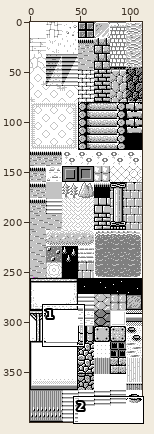
Two versions of one sprite sheet, saga/res/maps/tilesets/lower2.PNG. The picture above shows the old version from afar; the outline marks the close-up.
Close-up. Before:
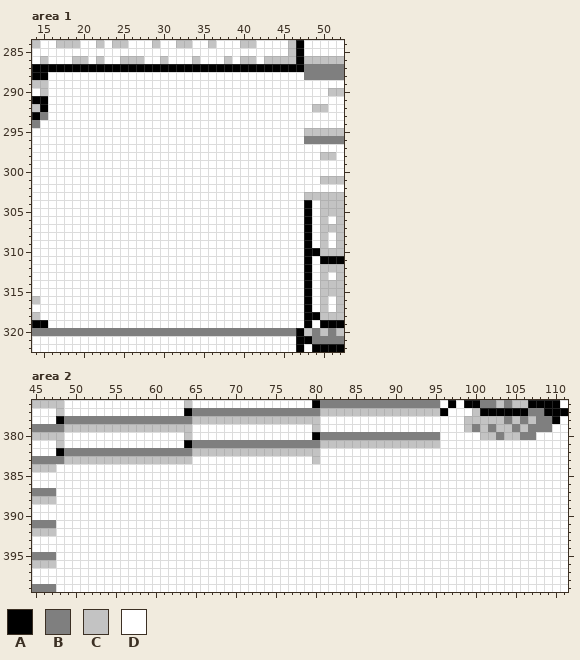
The file is 112x400 pixels. Colours within 5 levels of each other are drawn and written as one. Shown: area 1: x 14..52, y 284..322; area 2: x 45..111, y 376..399.
Palette (. is transparent): A #000000  B #7f7f7f  C #c3c3c3  D #ffffff
Pixels before, area 1, first column x 14:
284 CDDCCCDDCDCCDDDCDDCCDDCDDDCCDDDDCADDDDD
285 DDDDDDDDDDDDDDDDDDDDDDDDDDDDDDDDCADDDDD
286 DCDDDCCDCDDCCCDDCDDDCDDDCDCCDCCCCACCCCC
287 AAAAAAAAAAAAAAAAAAAAAAAAAAAAAAAAAABBBBB
288 AADDDDDDDDDDDDDDDDDDDDDDDDDDDDDDDDBBBBB
289 CCDDDDDDDDDDDDDDDDDDDDDDDDDDDDDDDDDDDDD
290 DCDDDDDDDDDDDDDDDDDDDDDDDDDDDDDDDDDDDCC
291 AADDDDDDDDDDDDDDDDDDDDDDDDDDDDDDDDDDDDD
292 CADDDDDDDDDDDDDDDDDDDDDDDDDDDDDDDDDCCDD
293 ABDDDDDDDDDDDDDDDDDDDDDDDDDDDDDDDDDDDDD
294 BDDDDDDDDDDDDDDDDDDDDDDDDDDDDDDDDDDDDDD
295 DDDDDDDDDDDDDDDDDDDDDDDDDDDDDDDDDDCCCCC
296 DDDDDDDDDDDDDDDDDDDDDDDDDDDDDDDDDDBBBBB
297 DDDDDDDDDDDDDDDDDDDDDDDDDDDDDDDDDDDDDDD
298 DDDDDDDDDDDDDDDDDDDDDDDDDDDDDDDDDDDDCCD
299 DDDDDDDDDDDDDDDDDDDDDDDDDDDDDDDDDDDDDDD
300 DDDDDDDDDDDDDDDDDDDDDDDDDDDDDDDDDDDDDDD
301 DDDDDDDDDDDDDDDDDDDDDDDDDDDDDDDDDDDDCCC
302 DDDDDDDDDDDDDDDDDDDDDDDDDDDDDDDDDDDDDDD
303 DDDDDDDDDDDDDDDDDDDDDDDDDDDDDDDDDDCCCCC
304 DDDDDDDDDDDDDDDDDDDDDDDDDDDDDDDDDDADCCC
305 DDDDDDDDDDDDDDDDDDDDDDDDDDDDDDDDDDADCCC
306 DDDDDDDDDDDDDDDDDDDDDDDDDDDDDDDDDDADCDC
307 DDDDDDDDDDDDDDDDDDDDDDDDDDDDDDDDDDADCCC
308 DDDDDDDDDDDDDDDDDDDDDDDDDDDDDDDDDDADCDC
309 DDDDDDDDDDDDDDDDDDDDDDDDDDDDDDDDDDADCDC
310 DDDDDDDDDDDDDDDDDDDDDDDDDDDDDDDDDDAACCC
311 DDDDDDDDDDDDDDDDDDDDDDDDDDDDDDDDDDADAAA
312 DDDDDDDDDDDDDDDDDDDDDDDDDDDDDDDDDDADCCC
313 DDDDDDDDDDDDDDDDDDDDDDDDDDDDDDDDDDADCDC
314 DDDDDDDDDDDDDDDDDDDDDDDDDDDDDDDDDDADCCC
315 DDDDDDDDDDDDDDDDDDDDDDDDDDDDDDDDDDADCCC
316 CDDDDDDDDDDDDDDDDDDDDDDDDDDDDDDDDDADCDC
317 DDDDDDDDDDDDDDDDDDDDDDDDDDDDDDDDDDADCDC
318 CDDDDDDDDDDDDDDDDDDDDDDDDDDDDDDDDDAACCC
319 AADDDDDDDDDDDDDDDDDDDDDDDDDDDDDDDDADAAA
320 BBBBBBBBBBBBBBBBBBBBBBBBBBBBBBBBBACBCBC
321 DDDDDDDDDDDDDDDDDDDDDDDDDDDDDDDDDAABBBB
322 DDDDDDDDDDDDDDDDDDDDDDDDDDDDDDDDDADAAAA
Pixels before, area 2, first column x 45:
376 CCCCDDDDDDDDDDDDDDDCDDDDDDDDDDDDDDDABBBBBBBBBBBBBBBDADAABBCBCCAAAAD
377 DDDCDDDDDDDDDDDDDDDABBBBBBBBBBBBBBBBCCCCCCCCCCCCCCCADDDCAAAAAABBAAA
378 DDDABBBBBBBBBBBBBBBBCCCCCCCCCCCCCCCCDDDDDDDDDDDDDDDDDDCCCCCBCBCBBAD
379 BBBBCCCCCCCCCCCCCCCCDDDDDDDDDDDDDDDCDDDDDDDDDDDDDDDDDDCBCBCCBCBBBDD
380 CCCCDDDDDDDDDDDDDDDCDDDDDDDDDDDDDDDABBBBBBBBBBBBBBBDDDDDCCBCCBBDDDD
381 DDDCDDDDDDDDDDDDDDDABBBBBBBBBBBBBBBBCCCCCCCCCCCCCCCDDDDDDDDDDDDDDDD
382 DDDABBBBBBBBBBBBBBBBCCCCCCCCCCCCCCCCDDDDDDDDDDDDDDDDDDDDDDDDDDDDDDD
383 BBBBCCCCCCCCCCCCCCCCDDDDDDDDDDDDDDDCDDDDDDDDDDDDDDDDDDDDDDDDDDDDDDD
384 CCCDDDDDDDDDDDDDDDDDDDDDDDDDDDDDDDDDDDDDDDDDDDDDDDDDDDDDDDDDDDDDDDD
385 DDDDDDDDDDDDDDDDDDDDDDDDDDDDDDDDDDDDDDDDDDDDDDDDDDDDDDDDDDDDDDDDDDD
386 DDDDDDDDDDDDDDDDDDDDDDDDDDDDDDDDDDDDDDDDDDDDDDDDDDDDDDDDDDDDDDDDDDD
387 BBBDDDDDDDDDDDDDDDDDDDDDDDDDDDDDDDDDDDDDDDDDDDDDDDDDDDDDDDDDDDDDDDD
388 CCCDDDDDDDDDDDDDDDDDDDDDDDDDDDDDDDDDDDDDDDDDDDDDDDDDDDDDDDDDDDDDDDD
389 DDDDDDDDDDDDDDDDDDDDDDDDDDDDDDDDDDDDDDDDDDDDDDDDDDDDDDDDDDDDDDDDDDD
390 DDDDDDDDDDDDDDDDDDDDDDDDDDDDDDDDDDDDDDDDDDDDDDDDDDDDDDDDDDDDDDDDDDD
391 BBBDDDDDDDDDDDDDDDDDDDDDDDDDDDDDDDDDDDDDDDDDDDDDDDDDDDDDDDDDDDDDDDD
392 CCCDDDDDDDDDDDDDDDDDDDDDDDDDDDDDDDDDDDDDDDDDDDDDDDDDDDDDDDDDDDDDDDD
393 DDDDDDDDDDDDDDDDDDDDDDDDDDDDDDDDDDDDDDDDDDDDDDDDDDDDDDDDDDDDDDDDDDD
394 DDDDDDDDDDDDDDDDDDDDDDDDDDDDDDDDDDDDDDDDDDDDDDDDDDDDDDDDDDDDDDDDDDD
395 BBBDDDDDDDDDDDDDDDDDDDDDDDDDDDDDDDDDDDDDDDDDDDDDDDDDDDDDDDDDDDDDDDD
396 CCCDDDDDDDDDDDDDDDDDDDDDDDDDDDDDDDDDDDDDDDDDDDDDDDDDDDDDDDDDDDDDDDD
397 DDDDDDDDDDDDDDDDDDDDDDDDDDDDDDDDDDDDDDDDDDDDDDDDDDDDDDDDDDDDDDDDDDD
398 DDDDDDDDDDDDDDDDDDDDDDDDDDDDDDDDDDDDDDDDDDDDDDDDDDDDDDDDDDDDDDDDDDD
399 BBBDDDDDDDDDDDDDDDDDDDDDDDDDDDDDDDDDDDDDDDDDDDDDDDDDDDDDDDDDDDDDDDD
Now the later version:
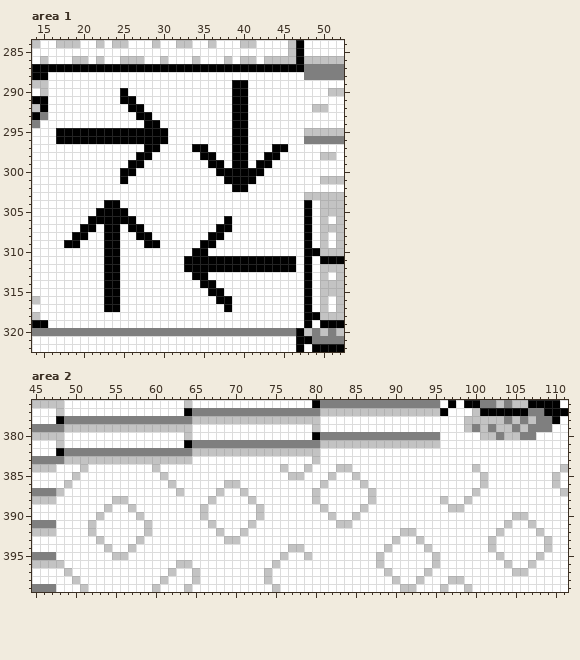
Change:
Area 1:
y 289: x 39..40 DD -> AA
y 290: x 25 D -> A; x 39..40 DD -> AA
y 291: x 25..26 DD -> AA; x 39..40 DD -> AA
y 292: x 26..27 DD -> AA; x 39..40 DD -> AA
y 293: x 27..28 DD -> AA; x 39..40 DD -> AA
y 294: x 28..29 DD -> AA; x 39..40 DD -> AA
y 295..296: x 17..30 DDDDDDDDDDDDDD -> AAAAAAAAAAAAAA; x 39..40 DD -> AA
y 297: x 28..29 DD -> AA; x 34..35 DD -> AA; x 39..40 DD -> AA; x 44..45 DD -> AA
y 298: x 27..28 DD -> AA; x 35..36 DD -> AA; x 39..40 DD -> AA; x 43..44 DD -> AA
y 299: x 26..27 DD -> AA; x 36..37 DD -> AA; x 39..40 DD -> AA; x 42..43 DD -> AA
y 300: x 25..26 DD -> AA; x 37..42 DDDDDD -> AAAAAA
y 301: x 25 D -> A; x 38..41 DDDD -> AAAA
y 302: x 39..40 DD -> AA
y 304: x 23..24 DD -> AA
y 305: x 22..25 DDDD -> AAAA
y 306: x 21..26 DDDDDD -> AAAAAA; x 38 D -> A
y 307: x 20..21 DD -> AA; x 23..24 DD -> AA; x 26..27 DD -> AA; x 37..38 DD -> AA
y 308: x 19..20 DD -> AA; x 23..24 DD -> AA; x 27..28 DD -> AA; x 36..37 DD -> AA
y 309: x 18..19 DD -> AA; x 23..24 DD -> AA; x 28..29 DD -> AA; x 35..36 DD -> AA
y 310: x 23..24 DD -> AA; x 34..35 DD -> AA
y 311..312: x 23..24 DD -> AA; x 33..46 DDDDDDDDDDDDDD -> AAAAAAAAAAAAAA
y 313: x 23..24 DD -> AA; x 34..35 DD -> AA
y 314: x 23..24 DD -> AA; x 35..36 DD -> AA
y 315: x 23..24 DD -> AA; x 36..37 DD -> AA
y 316: x 23..24 DD -> AA; x 37..38 DD -> AA
y 317: x 23..24 DD -> AA; x 38 D -> A
Area 2:
y 384: x 51 D -> C; x 60 D -> C; x 76 D -> C; x 79 D -> C; x 83..84 DD -> CC; x 100 D -> C; x 111 D -> C
y 385: x 50 D -> C; x 61 D -> C; x 77..78 DD -> CC; x 82 D -> C; x 85 D -> C; x 101 D -> C; x 110 D -> C
y 386: x 49 D -> C; x 62 D -> C; x 69..70 DD -> CC; x 81 D -> C; x 86 D -> C; x 101 D -> C; x 110 D -> C
y 387: x 48 D -> C; x 63 D -> C; x 68 D -> C; x 71 D -> C; x 80 D -> C; x 87 D -> C; x 100 D -> C; x 111 D -> C
y 388: x 55..56 DD -> CC; x 67 D -> C; x 72 D -> C; x 80 D -> C; x 87 D -> C; x 96 D -> C; x 99 D -> C
y 389: x 54 D -> C; x 57 D -> C; x 66 D -> C; x 73 D -> C; x 81 D -> C; x 86 D -> C; x 97..98 DD -> CC
y 390: x 53 D -> C; x 58 D -> C; x 66 D -> C; x 73 D -> C; x 82 D -> C; x 85 D -> C; x 105..106 DD -> CC
y 391: x 52 D -> C; x 59 D -> C; x 67 D -> C; x 72 D -> C; x 83..84 DD -> CC; x 104 D -> C; x 107 D -> C
y 392: x 52 D -> C; x 59 D -> C; x 68 D -> C; x 71 D -> C; x 91..92 DD -> CC; x 103 D -> C; x 108 D -> C
y 393: x 53 D -> C; x 58 D -> C; x 69..70 DD -> CC; x 90 D -> C; x 93 D -> C; x 102 D -> C; x 109 D -> C
y 394: x 54 D -> C; x 57 D -> C; x 77..78 DD -> CC; x 89 D -> C; x 94 D -> C; x 102 D -> C; x 109 D -> C
y 395: x 55..56 DD -> CC; x 76 D -> C; x 79 D -> C; x 88 D -> C; x 95 D -> C; x 103 D -> C; x 108 D -> C
y 396: x 48 D -> C; x 63..64 DD -> CC; x 75 D -> C; x 88 D -> C; x 95 D -> C; x 104 D -> C; x 107 D -> C
y 397: x 49 D -> C; x 62 D -> C; x 65 D -> C; x 74 D -> C; x 89 D -> C; x 94 D -> C; x 105..106 DD -> CC
y 398: x 50 D -> C; x 61 D -> C; x 65 D -> C; x 74 D -> C; x 90 D -> C; x 93 D -> C; x 97..98 DD -> CC
y 399: x 51 D -> C; x 60 D -> C; x 64 D -> C; x 75 D -> C; x 91..92 DD -> CC; x 96 D -> C; x 99 D -> C
Where, in picture pixels (left, top, right, bottom), the same in both close-ups:
changed: (56, 80, 296, 312)
changed: (56, 464, 568, 592)
